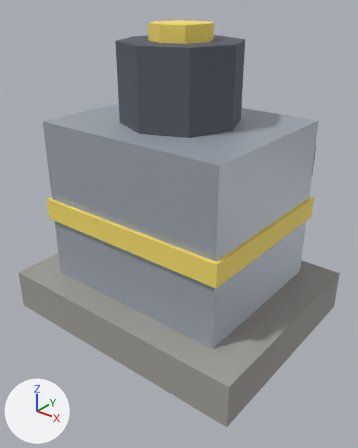
Before and after pictures for a commit that changed the glTF model arte/modelos/logistica/canos/bomba/bomba_sem_textura.glb.
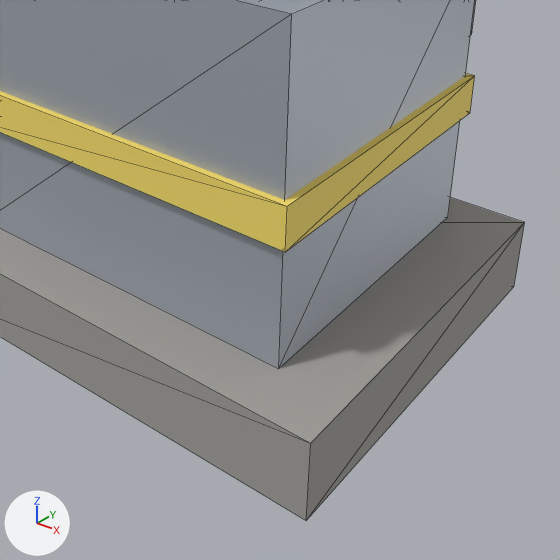
Old and new are each drawn whole from a camera (50 mm lens) standing at (0.803, -1.082, 0.905) and looking at (-0.024, -0.049, 0.265) and again close up on the part from 19% to 100% of the width and 35% to 100% of the height. Every picture has the same lights, and +X, +Y and +Z are marked at lower left. The first two pictures are the older version. The close-ups show mesh edges as thin lines. Where no turn or scale is listed for an object, it has been applied to the vertices. Vertices at exactly the same position are counted once.

Objects in the first close-up: 'bomba_corpo'.
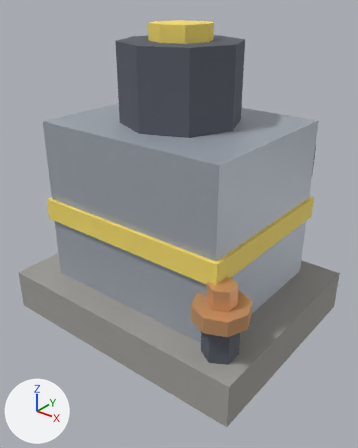
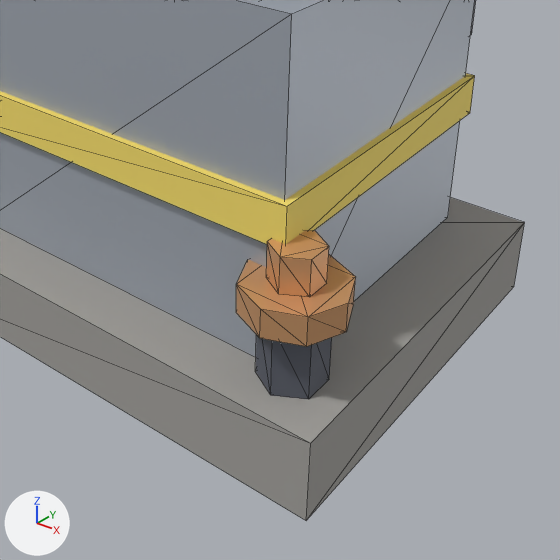
What the commit changed:
me_bomba_corpo is used by ob_bomba_corpo; location (0.0, 0.0, 0.0).
me_bomba_corpo had 56 vertices, 80 faces and spanned x -0.38..0.38, y -0.38..0.5, z 0.0..0.58.
me_bomba_corpo now has 96 vertices, 148 faces and spans x -0.38..0.38, y -0.38..0.5, z 0.0..0.58.
me_bomba_corpo part 1: a new loose piece, a 6-sided cylinder along z spanning x 0.261..0.339, y -0.345..-0.255, z 0.12..0.22, in mat_p_escuro (dark grey #595d69).
me_bomba_corpo part 2: a new loose piece, an 8-sided cylinder along z spanning x 0.23..0.37, y -0.37..-0.23, z 0.22..0.26, in mat_p_cobre (beige #e5ad7c).
me_bomba_corpo part 3: a new loose piece, a 6-sided cylinder along z spanning x 0.27..0.33, y -0.335..-0.265, z 0.26..0.31, in mat_p_cobre (beige #e5ad7c).

Location of each change, [x1, y1, x2, y2] in pixels of the close-ups (560 x 560 px):
part 1 of me_bomba_corpo, added
    after: [255, 334, 332, 399]
part 2 of me_bomba_corpo, added
    after: [236, 255, 356, 347]
part 3 of me_bomba_corpo, added
    after: [266, 230, 329, 297]
